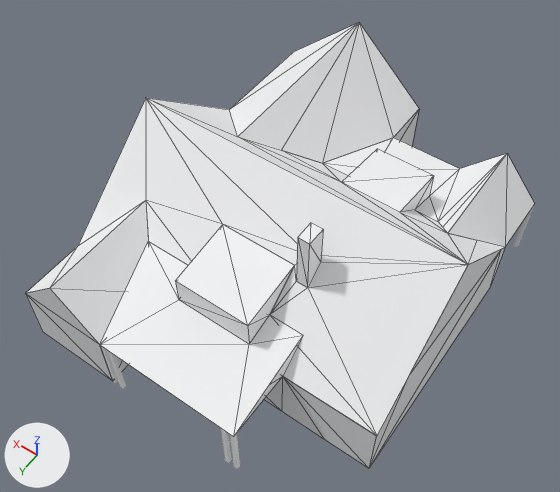
What one commit did to the glTF model public/scenes/typology/fairy-house/model.glb.
One viewpoint serves both versions: a 50 mm camera at (-17442.0, 25530.0, 26871.0) aimed at (-6515.0, 10232.0, 2832.0). Arrows for +X, +Y and +Z are at lower left; the lights stay in place. The first picture is the older version. Mesh edges are drawn as thin lines on the coarser meshes. Where no turn or scale is listed for an object, it has been applied to the vertices.

Script lines for the objects in view, before the commit:
```python
me_mesh_12 = bpy.data.meshes.new('Mesh_12')
me_mesh_12.from_pydata([(-1914.0, 17577.0, 4663.0), (0.0, 14802.0, 2743.0), (0.0, 17577.0, 2743.0), (-1914.0, 12560.0, 4663.0)], [], [(2, 0, 1), (3, 1, 0)])
me_mesh_12.materials.append(mat_whitemodel_roof)  # white #f2f3f4
me_mesh_3 = bpy.data.meshes.new('Mesh_3')
me_mesh_3.from_pydata(...)  # 8 vertices, 8 faces; spans x -8453.0..-5263.0, y 12065.0..14794.0, z 3479.0..5087.0
me_mesh_3.materials.append(mat_whitemodel_roof)  # white #f2f3f4
me_mesh_8 = bpy.data.meshes.new('Mesh_8')
me_mesh_8.from_pydata([(-3509.0, 0.0, 5944.0), (-7017.0, 2313.0, 2743.0), (-7017.0, 0.0, 2743.0), (-3509.0, 8824.0, 5944.0), (-4680.0, 7576.0, 4875.0), (-5852.0, 6329.0, 3806.0)], [], [(2, 0, 1), (0, 3, 4), (4, 5, 0), (5, 1, 0)])
me_mesh_8.materials.append(mat_whitemodel_roof)  # white #f2f3f4
ob_mesh_12 = bpy.data.objects.new('Mesh_12', me_mesh_12)
ob_mesh_12.location = (0.0, 0.0, 0.0)
ob_mesh_3 = bpy.data.objects.new('Mesh_3', me_mesh_3)
ob_mesh_3.location = (0.0, 0.0, 0.0)
ob_mesh_8 = bpy.data.objects.new('Mesh_8', me_mesh_8)
ob_mesh_8.location = (0.0, 0.0, 0.0)
# also in view: 'Mesh_9' at (-12859.0, 4816.0, 3703.0); 'Mesh_7' at (-11144.0, 4816.0, 3703.0); 'Mesh_2' at (-6328.0, 15569.0, 3275.0); 'Back.001' at (-1914.0, 17577.0, 2332.0); 'Mesh_13' at (-2871.0, 15068.0, 3703.0)
```
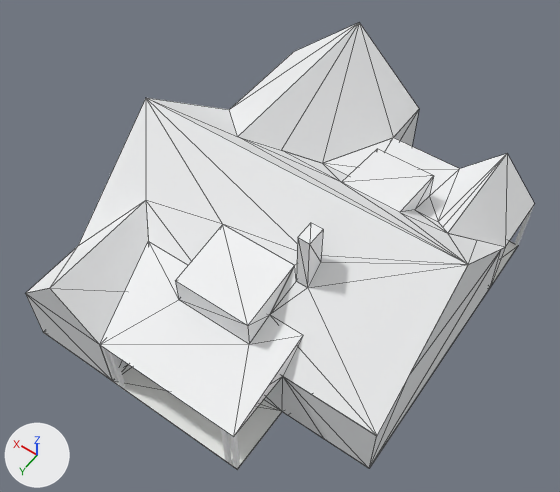
Edits to the bpy script that builds the scene:
```text
Add mat_restored_floor_matte_white:
    mat_restored_floor_matte_white = principled_material('Restored floor matte white')
    mat_restored_floor_matte_white.base_color = (0.88, 0.89, 0.87)  # white #f1f2f0
    mat_restored_floor_matte_white.roughness = 1.0
Add me_restored_house_floor:
    me_restored_house_floor.from_pydata(...)  # 22 vertices, 40 faces; spans x -13716.0..0.0, y 0.0..17577.0, z -32.0..0.0
    me_restored_house_floor.materials.append(mat_restored_floor_matte_white)  # white #f1f2f0
Add ob_restored_house_floor:
    ob_restored_house_floor = bpy.data.objects.new('Restored house floor', me_restored_house_floor)
    ob_restored_house_floor.location = (0.0, 0.0, 0.0)
```

What differs and where, as boxes (x1, y1, x2, y2) in the pictures (560 x 492 px):
'Restored house floor', added: after (43, 241, 518, 470)
